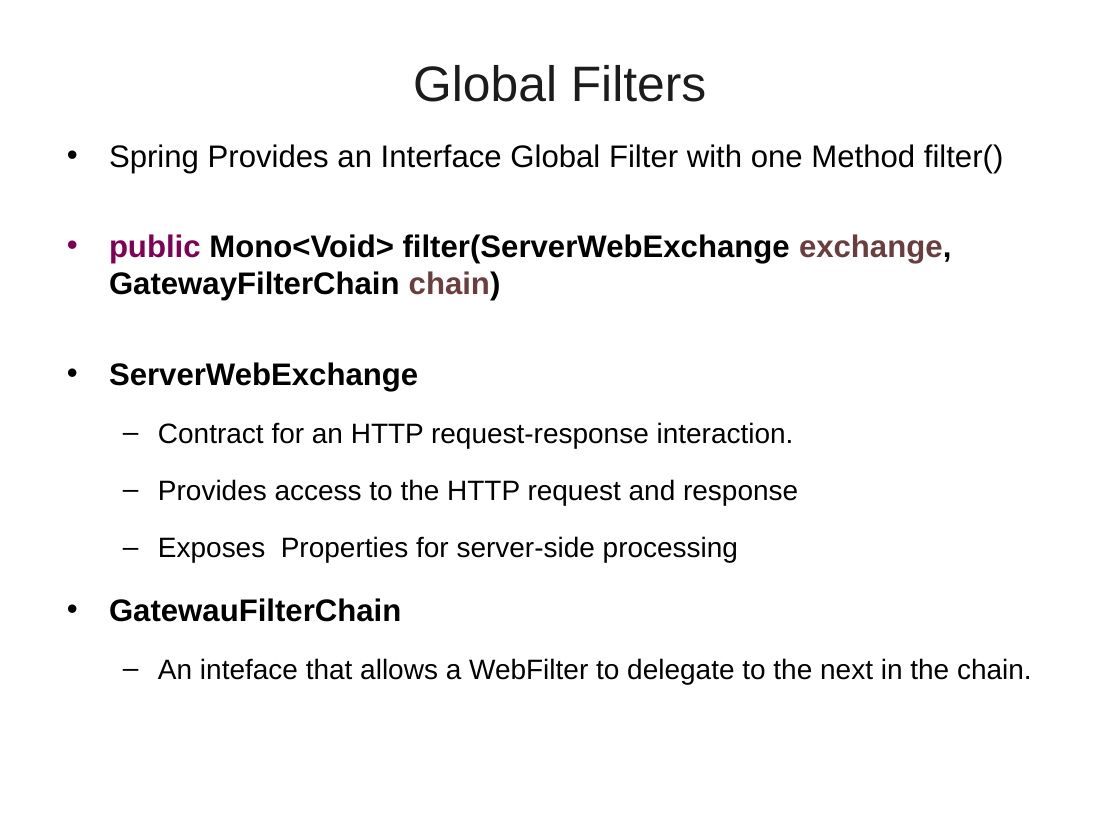
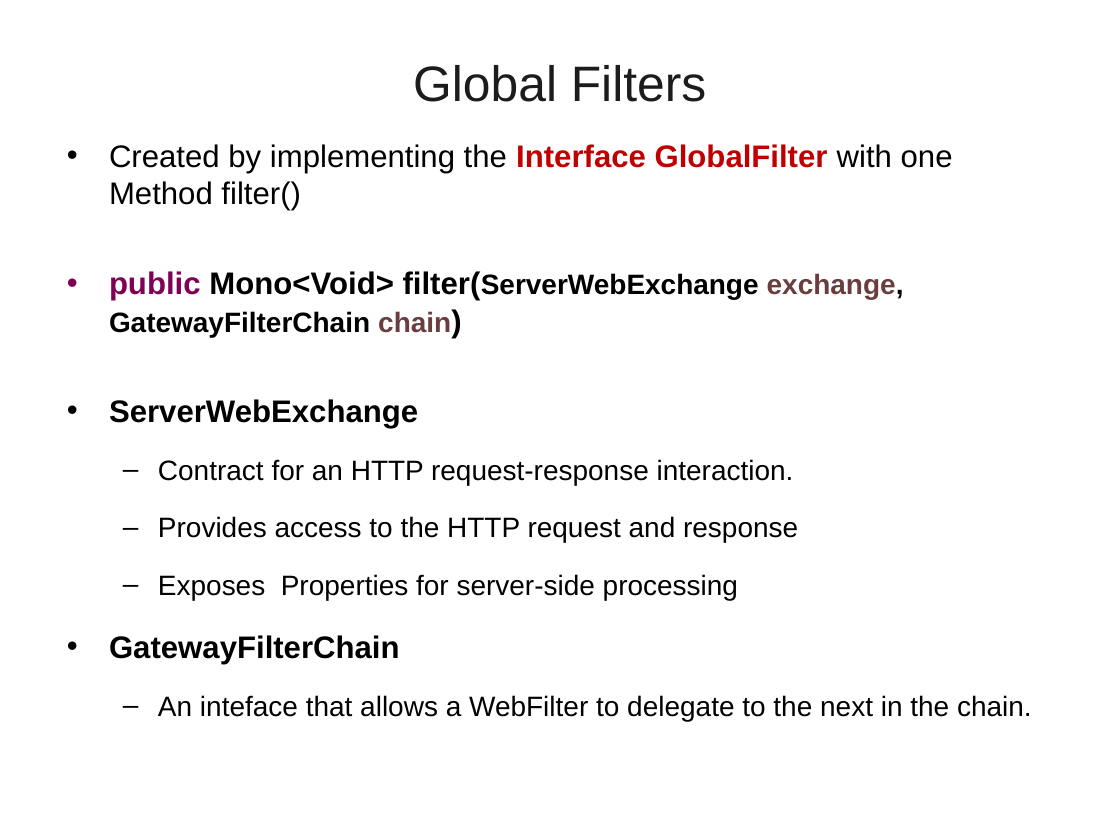
Before and after one commit to vatsank/spring_presentations, a slide deck: slide 49 of SpringMicroService_Module2_Ver02.ppt (slide 37 before the commit). Drawn at 1120x840 pixels with LibreOffice and Linux fonts; fonts in the diff are those of the drawing; background and template pictures are left out. Boxes give left, top, right and bottom in pixels: in the first picture for what was removed or moved away, otherwise in the second. Text is boxed around its words. In the diff, an @@ line names an element or a change of style, - is before the commit and + after.

```diff
--- a/SpringMicroService_Module2_Ver02.ppt
+++ b/SpringMicroService_Module2_Ver02.ppt
@@ text at box(109, 144, 953, 210): text changed @@
-• Spring Provides an Interface Global Filter with one Method filter()
+• Created by implementing the Interface GlobalFilter with one Method filter()
@@ text at box(109, 271, 904, 337): size 20 to 18 pt in "filter(ServerWebExchange exchange, GatewayFilterChain chain)" @@
@@ text at box(109, 635, 400, 664): text changed @@
-• GatewauFilterChain
+• GatewayFilterChain
```
Also in this commit, not shown: 9 other slides changed, 31 slides added.
